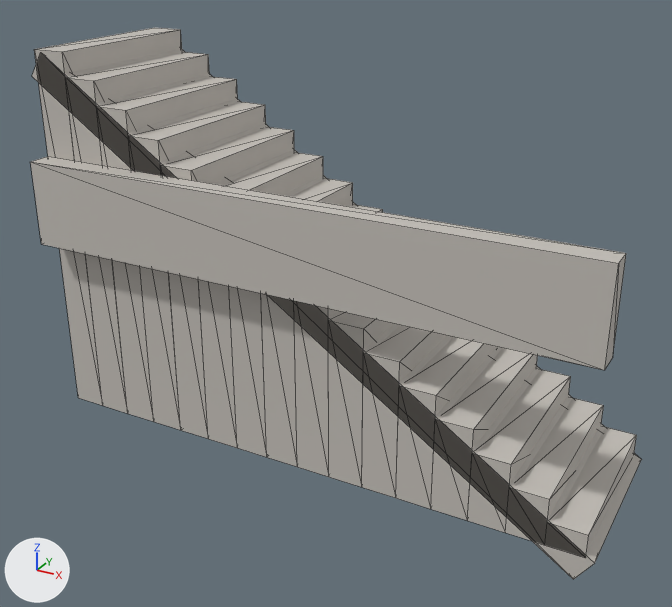
The glTF model assets/models/castle/gate_stairs_l.glb: old version first, new version second.
The view is the same before and after, from a camera (50 mm lens) standing at (1.28, -7.91, 5.42) and looking at (-2.94, -0.23, 1.58). Every picture has the same lights, and +X, +Y and +Z are marked at lower left. The older version comes first. Mesh edges are drawn as thin lines. Vertices at exactly the same position are counted once.

Names of what the first picture shows: 'Ramp', 'Steps.006', 'Steps.007', 'Steps.008', 'Steps.009', 'Steps.010', 'Steps.011', 'Steps.012', 'Steps.013', 'Steps.014', 'Steps.015', 'StepsWall' and 6 more.
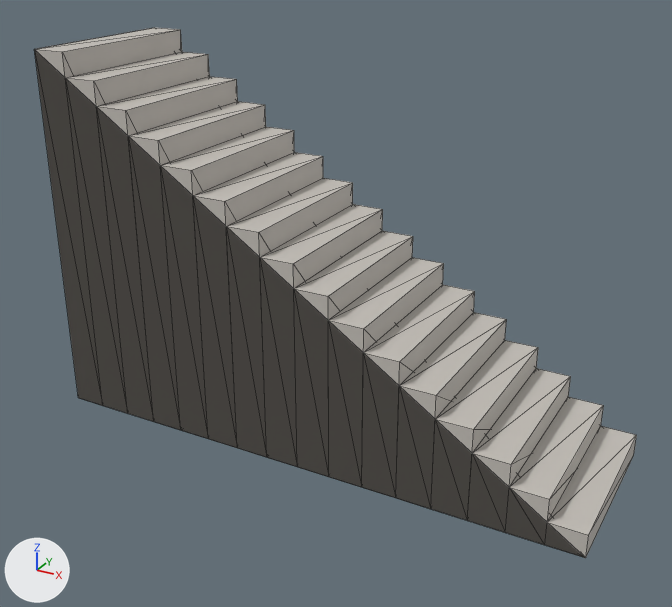
The change in detail:
me_cube_017 is used by ob_ramp; location (0.0, 0.0, 0.0).
me_cube_017 had 8 vertices, 12 faces and spanned x -6.08..0.08, y -0.95..0.95, z -0.27..3.97.
me_cube_017 now has 6 vertices, 8 faces and spans x -6.0..0.0, y -0.95..0.95, z 0.0..4.0.
me_cube_017 part 1: the whole mesh is rebuilt.
Object 'StepsWall' (ob_stepswall) is deleted.

Where the change shows, as pixel boxes (x1, y1, x2, y2) in the pictures (672 x 607 px):
'StepsWall', deleted: before (31, 156, 626, 370)
'Ramp', reshaped: before (32, 49, 642, 579); after (65, 78, 509, 531)
